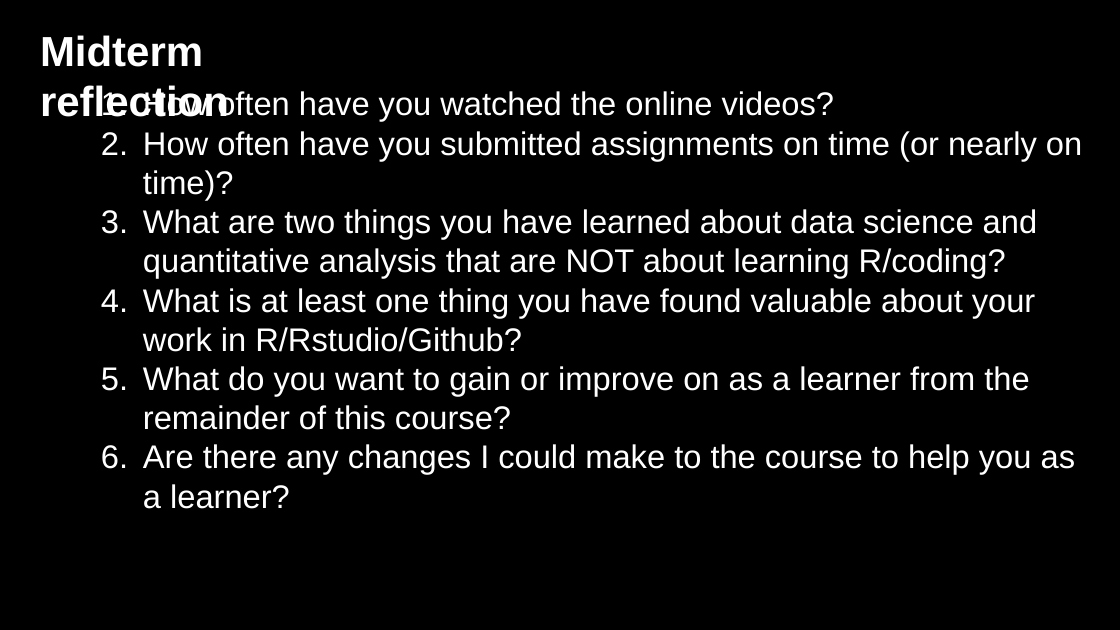
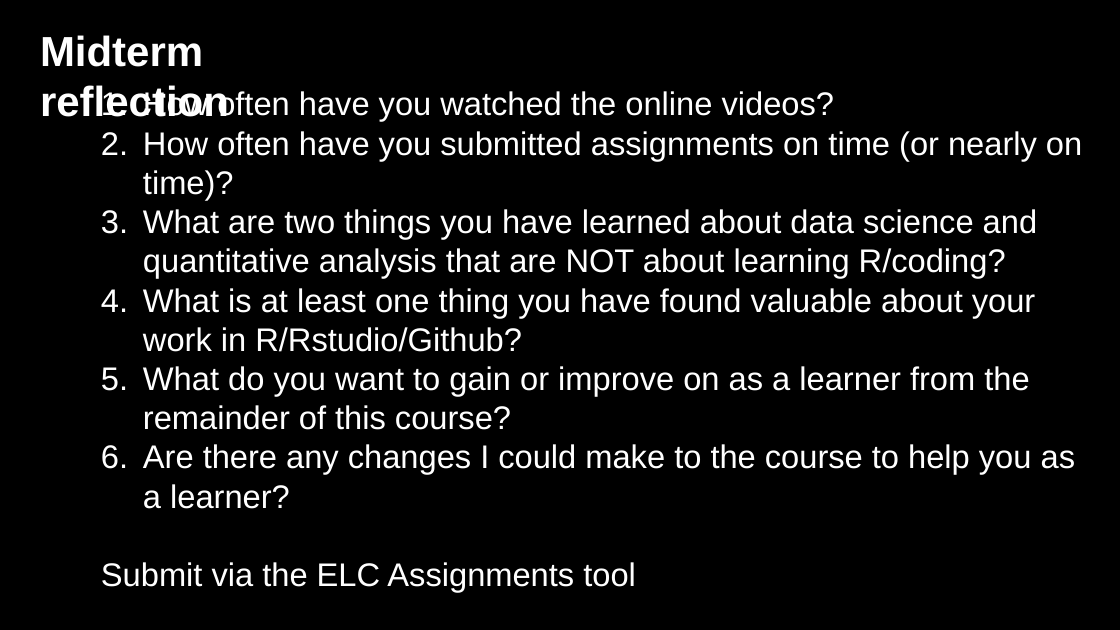
Before and after one commit to jshannon75/geog4300, a slide deck: slide 21 of in_class_slides/geog4300_W08-1 Hypotheses and one sample tests.pptx (slide 15 before the commit). Drawn at 1120x630 pixels with LibreOffice and Linux fonts; fonts in the diff are those of the drawing; background and template pictures are left out. Boxes give left, top, right and bottom in pixels: in the first picture for what was removed or moved away, otherwise in the second. Text is boxed around its words. In the diff, an @@ line names an element or a change of style, - is before the commit and + after.

```diff
--- a/in_class_slides/geog4300_W08-1 Hypotheses and one sample tests.pptx
+++ b/in_class_slides/geog4300_W08-1 Hypotheses and one sample tests.pptx
@@ text at [101,562,636,592]: paragraph added @@
+Submit via the ELC Assignments tool
```
Also in this commit, not shown: 1 other slide changed, 6 slides added.
